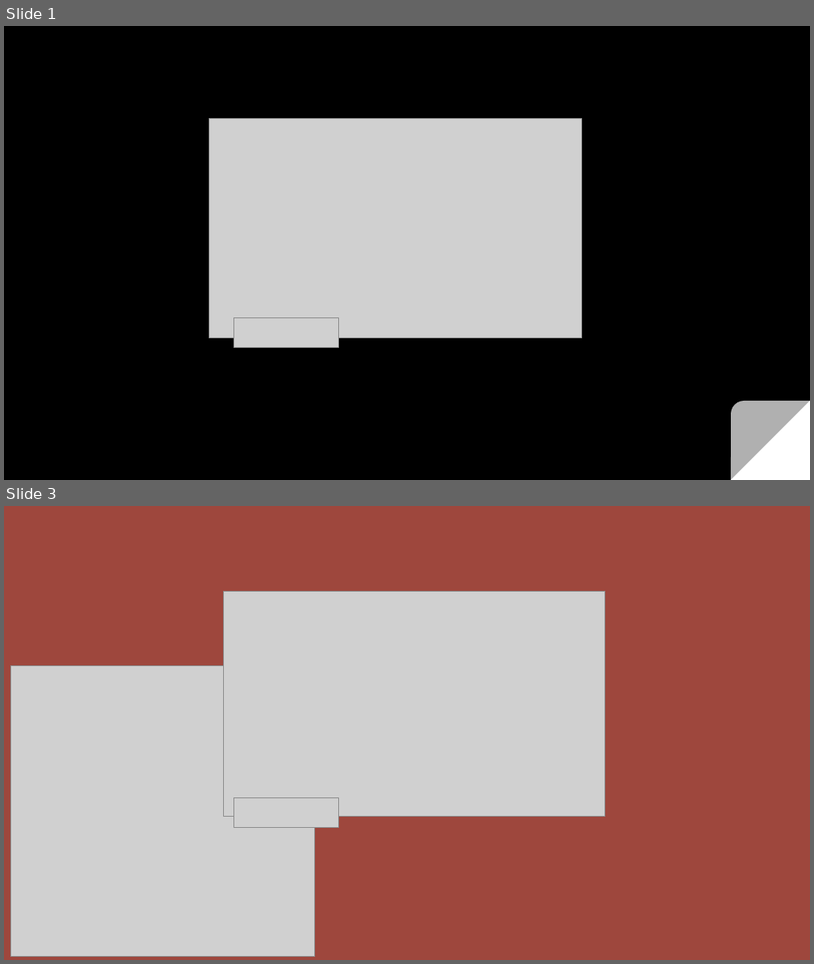
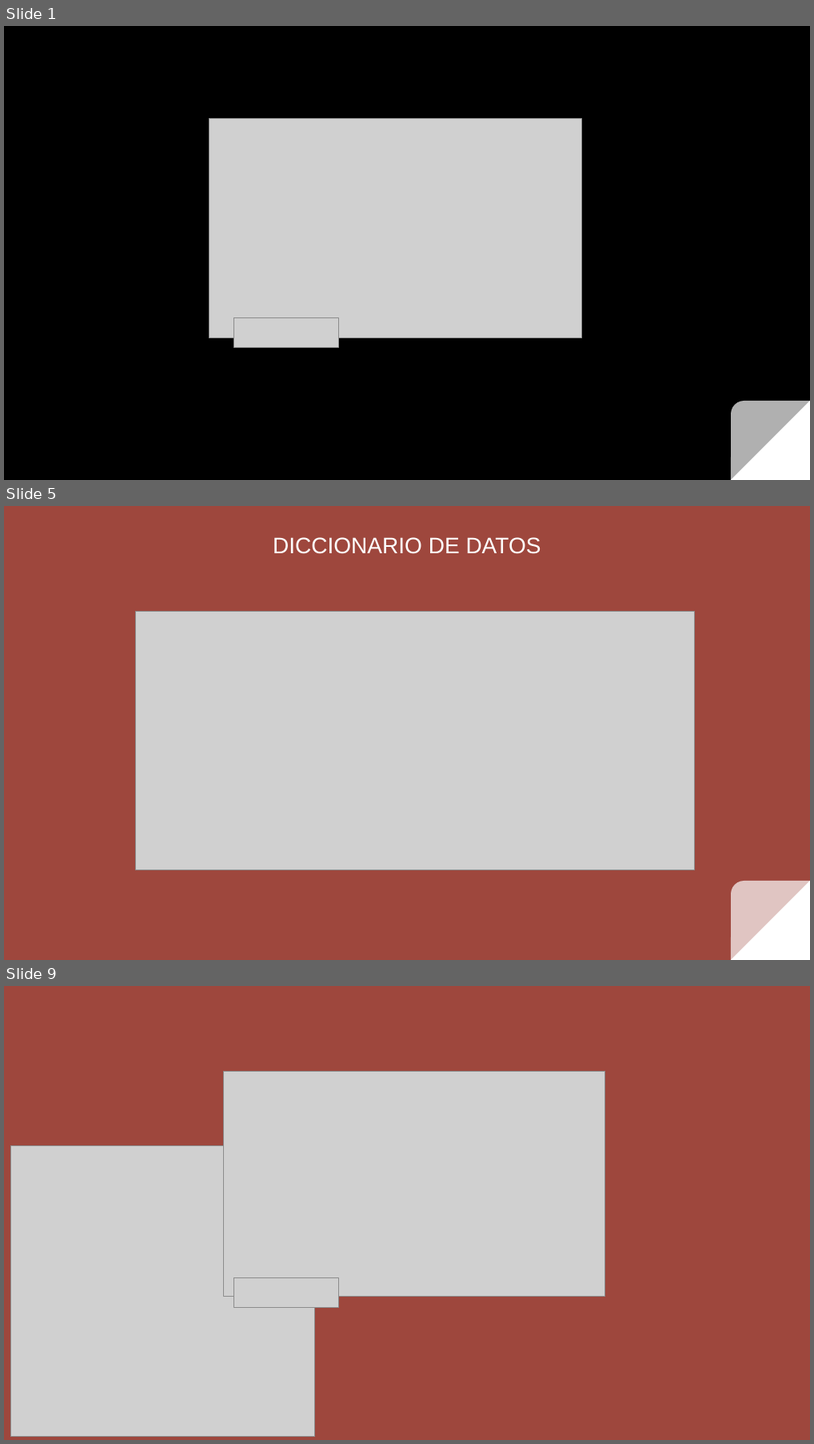
Before and after one commit to JesusRamirezGamarra/MySQL-POKEBASE, a slide deck: ( Business Model ) - Pokemon.pptx. Shown one above the other, each under a label of ours: slides 1 and 3 before the commit, slides 1, 5 and 9 after it; the slides between them are not shown. The pictures are 814x964 and 814x1444 pixels, drawn with LibreOffice and Linux fonts; fonts in the diff are those of the drawing; grey boxes stand for pictures. Boxes give left, top, right and bottom in pixels: in the first picture for what was removed or moved away, otherwise in the second. Text is boxed around its words. In the diff, an @@ line names an element or a change of style, - is before the commit and + after.

```diff
--- a/( Business Model ) - Pokemon.pptx
+++ b/( Business Model ) - Pokemon.pptx
@@ slide 5 added at box(4, 506, 810, 960), background #9E473D; not listed: 2 template elements that a slide beside it also shows @@
@@ text added at box(273, 537, 542, 554), 20 pt, text #FFFFFF @@
+DICCIONARIO DE DATOS
@@ picture added at box(136, 612, 695, 870) @@
@@ what was slide 3 is now slide 9 @@
```
Also in this commit, not shown: 1 slide changed, 5 other slides added, 1 other file.
